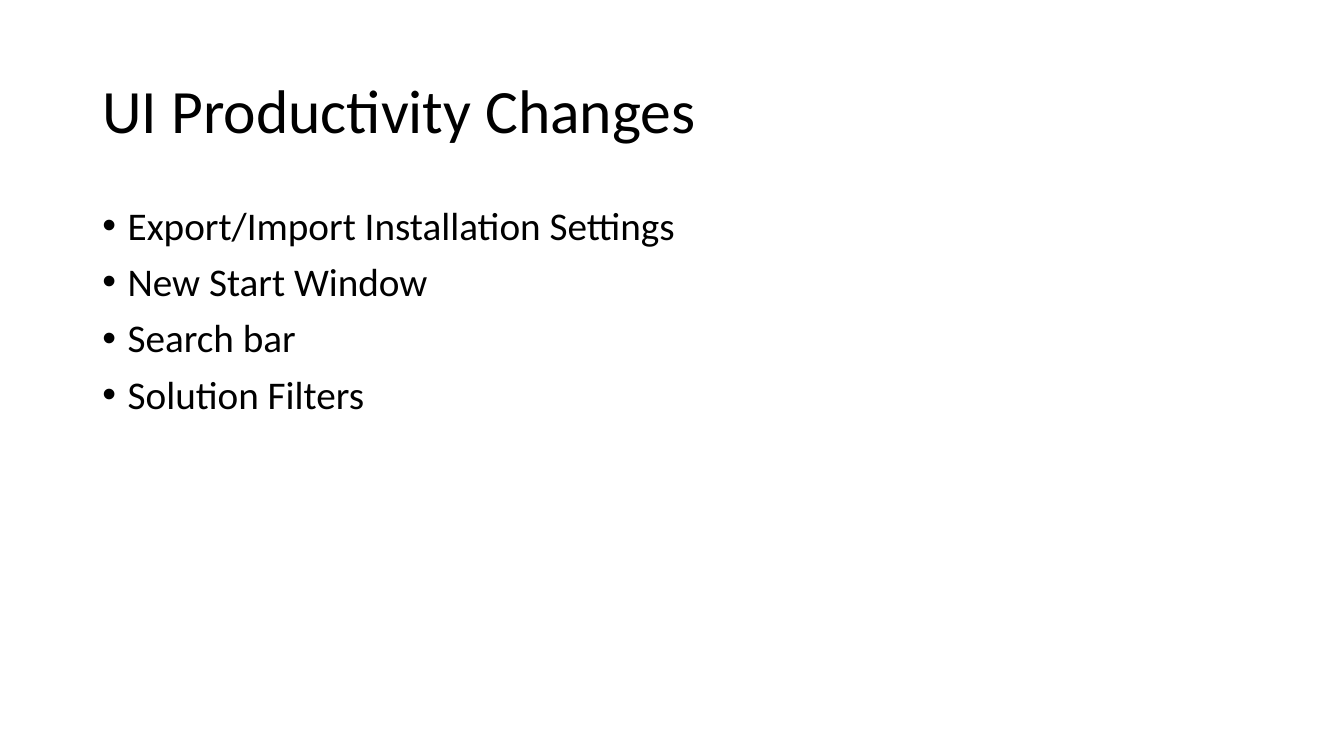
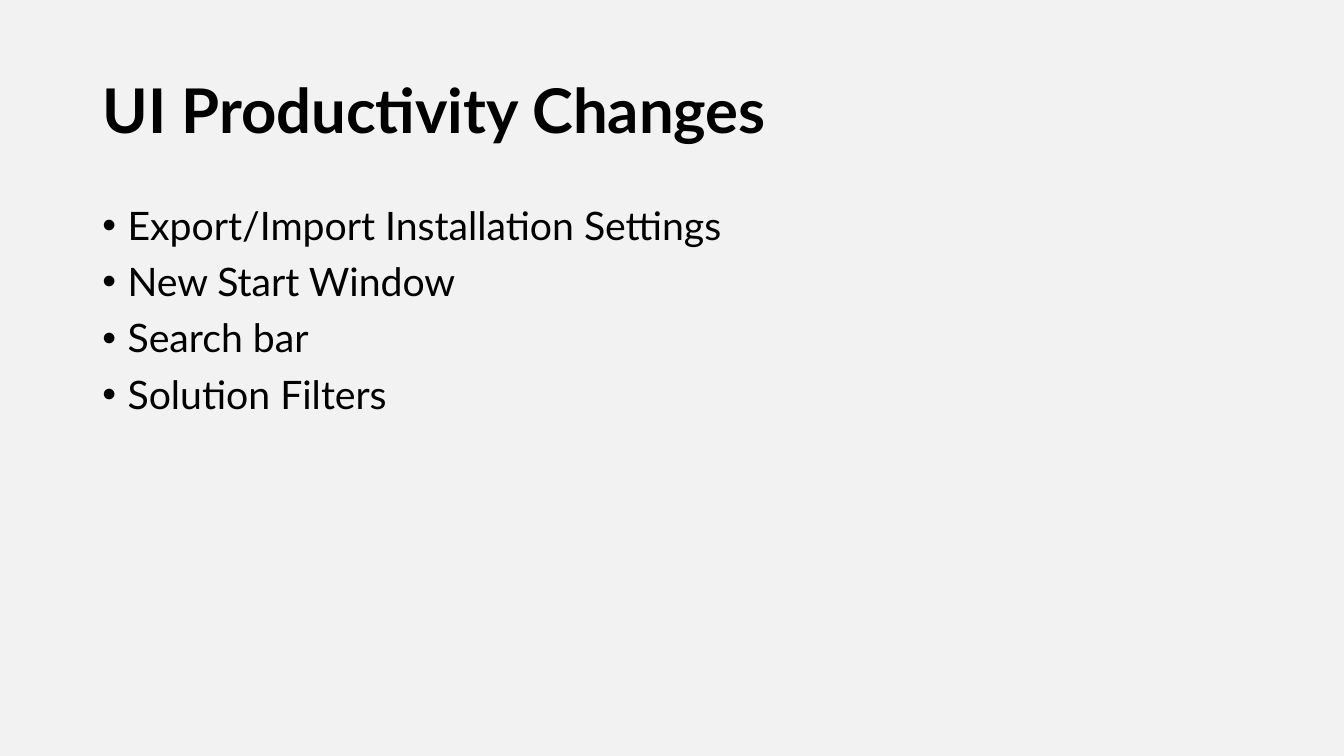
Before and after one commit to NYCDotNetDevs/VisualStudio2019, a slide deck: slide 6 of Slides/VisualStudio2019NYCLaunchEvent.pptx (slide 5 before the commit). Drawn at 1344x756 pixels with LibreOffice and Linux fonts; fonts in the diff are those of the drawing. Boxes give left, top, right and bottom in pixels: in the first picture for what was removed or moved away, otherwise in the second. Text is boxed around its words. In the diff, an @@ line names an element or a change of style, - is before the commit and + after.

```diff
--- a/Slides/VisualStudio2019NYCLaunchEvent.pptx
+++ b/Slides/VisualStudio2019NYCLaunchEvent.pptx
@@ background #FFFFFF to #F2F2F2 @@
@@ title "UI Productivity Changes" at [102, 87, 765, 144]: font Calibri to Lato, bold on @@
@@ text "Export/Import Installation Settings" at [128, 211, 721, 410]: font Calibri to Lato @@
```
Also in this commit, not shown: 6 other slides changed, 10 slides added, 3 slides removed.
